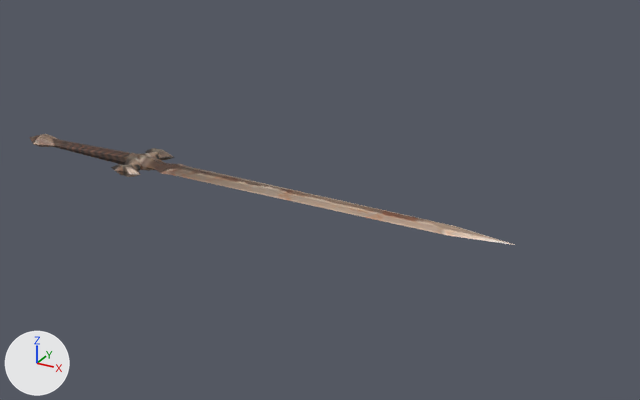
One commit to the FBX model assets/source/weapons/sword/newbie_sword_01/model/newbie_sword_01.fbx: the scene before it, then after it.
Before and after are seen from a 50 mm camera at (5.93, -6.2, 3.12) aimed at (2.42, 0.18, -0.07). The lights are fixed; the arrows at lower left show +X, +Y and +Z. The first picture is the older version.

The older version as bpy lines, for what is in view:
```python
me_plane_001 = bpy.data.meshes.new('Plane.001')
me_plane_001.from_pydata(...)  # 98 vertices, 196 faces; spans x -0.94..4.28, y -0.3..0.3, z -0.08..0.08
me_plane_001.materials.append(mat_newbie_sword_01)  # picture img_newbie_sword_01_64x256_atlas_png
ob_newbie_sword_01 = bpy.data.objects.new('newbie_sword_01', me_plane_001)
ob_newbie_sword_01.location = (0.0, 0.0, 0.0)
```
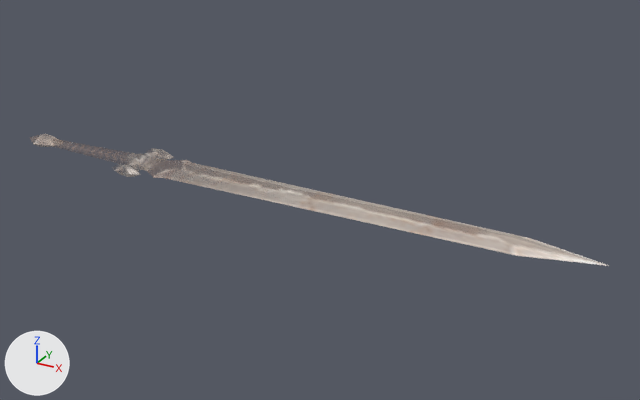
What differs and where, as boxes (x1, y1, x2, y2) in the pictures (640 x 400 px; the box of a moved part takes in the faces that stretch with it):
'newbie_sword_01', surface changed, recoloured, reshaped (18% wider, 19% taller): before (29, 134, 515, 245); after (34, 134, 609, 266)
part 1 of me_plane_001, moved or reshaped: before (141, 156, 515, 245); after (160, 161, 609, 266)

What changed in the scene script:
```text
Change img_newbie_sword_01_64x256_atlas_png:
    img_newbie_sword_01_64x256_atlas_png: load_image('newbie_sword_01_64x256_atlas.png', '../../../../texture-atlases/newbie_sword_01/64x256/newbie_sword_01_64x256_atlas.png', 64, 256, 'sRGB') -> load_image('newbie_sword_01_64x256_atlas.png', '../../../../texture-atlases/newbie_sword_01/64x256/newbie_sword_01_64x256_atlas.png', 64, 256, 'Non-Color')
Add mat_newbie_sword_01_001:
    mat_newbie_sword_01_001 = bpy.data.materials.new('newbie_sword_01.001')
    # uses the picture img_newbie_sword_01_64x256_atlas_png
Change me_plane_001:
    used by ob_newbie_sword_01; location = (0.0, 0.0, 0.0)
    remove me_plane_001.from_pydata(...)  # 98 vertices, 196 faces; spans x -0.94..4.28, y -0.3..0.3, z -0.08..0.08
    remove me_plane_001.materials.append(mat_newbie_sword_01)  # picture img_newbie_sword_01_64x256_atlas_png
    add me_plane_001.from_pydata(...)  # 98 vertices, 196 faces; spans x -0.94..5.0, y -0.3..0.3, z -0.08..0.08
    me_plane_001 part 1: all 19 vertices in x 0.77..4.28, y -0.15..0.15, z -0.05..0.05 are scaled about their middle by (1.22, 1.78, 1.43), then moved by (0.34, 0.0, 0.0)
    add me_plane_001.materials.append(mat_newbie_sword_01_001)
```
